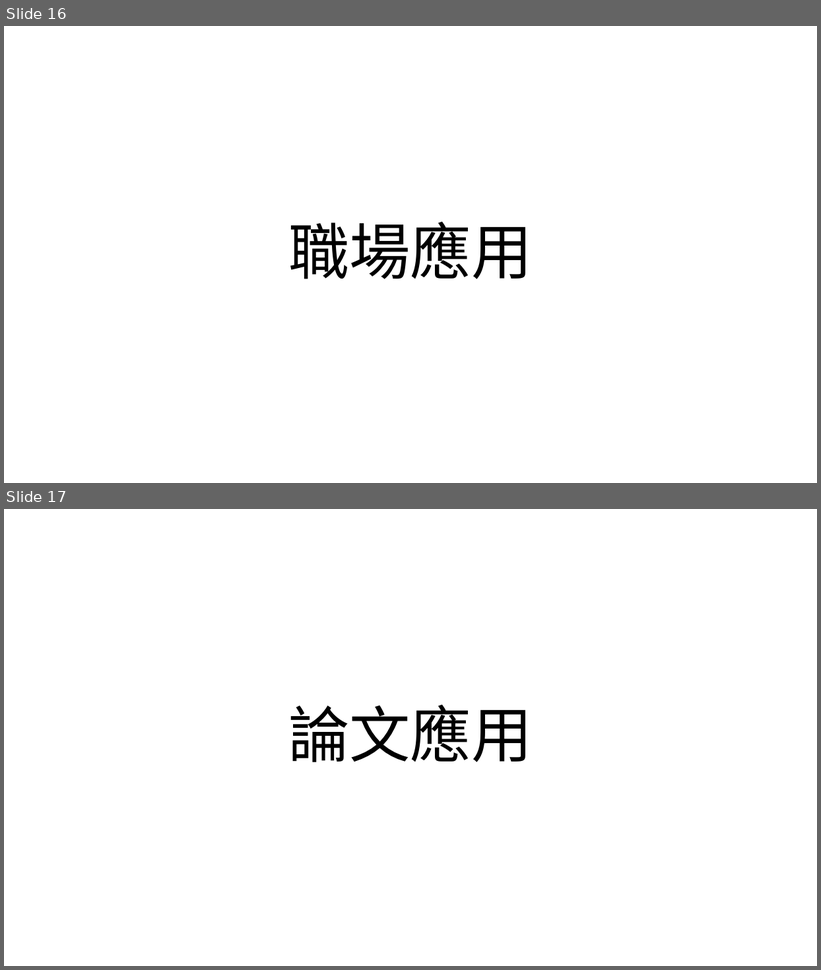
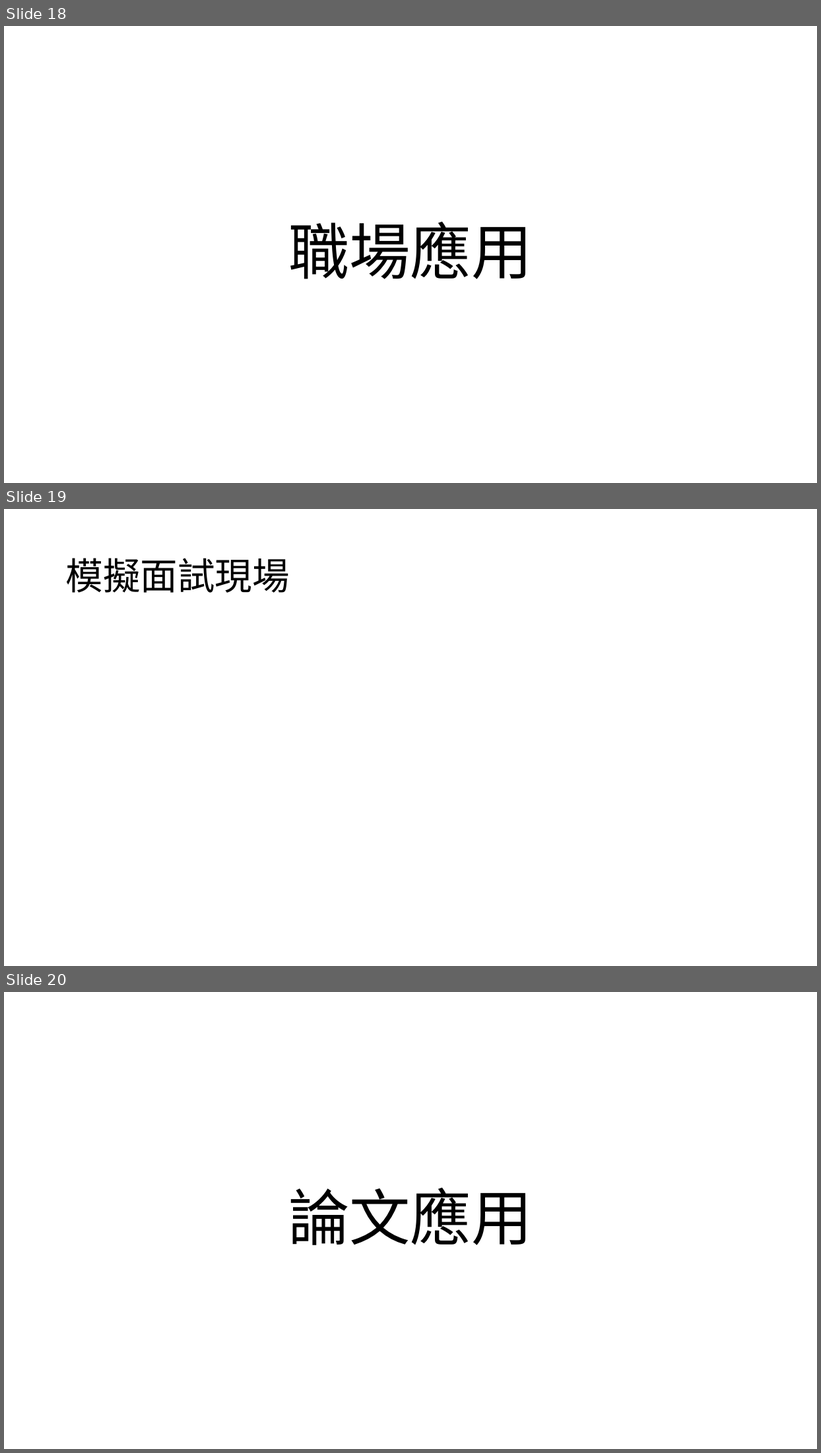
Before and after one commit to 10994015/0927speech, a slide deck: ppt草稿.pptx. Shown one above the other, each under a label of ours: slides 16 and 17 before the commit, slides 18, 19 and 20 after it. The pictures are 821x970 and 821x1453 pixels, drawn with LibreOffice and Linux fonts; fonts in the diff are those of the drawing. Boxes give left, top, right and bottom in pixels: in the first picture for what was removed or moved away, otherwise in the second. Text is boxed around its words. In the diff, an @@ line names an element or a change of style, - is before the commit and + after.

```diff
--- a/ppt草稿.pptx
+++ b/ppt草稿.pptx
@@ slide 19 added at [4,509,817,966], background #FFFFFF @@
@@ title added at [66,558,290,593], 44 pt, text #000000 @@
+模擬面試現場
@@ what was slide 16 is now slide 18 @@
@@ what was slide 17 is now slide 20 @@
```
Also in this commit, not shown: 2 other slides added.
